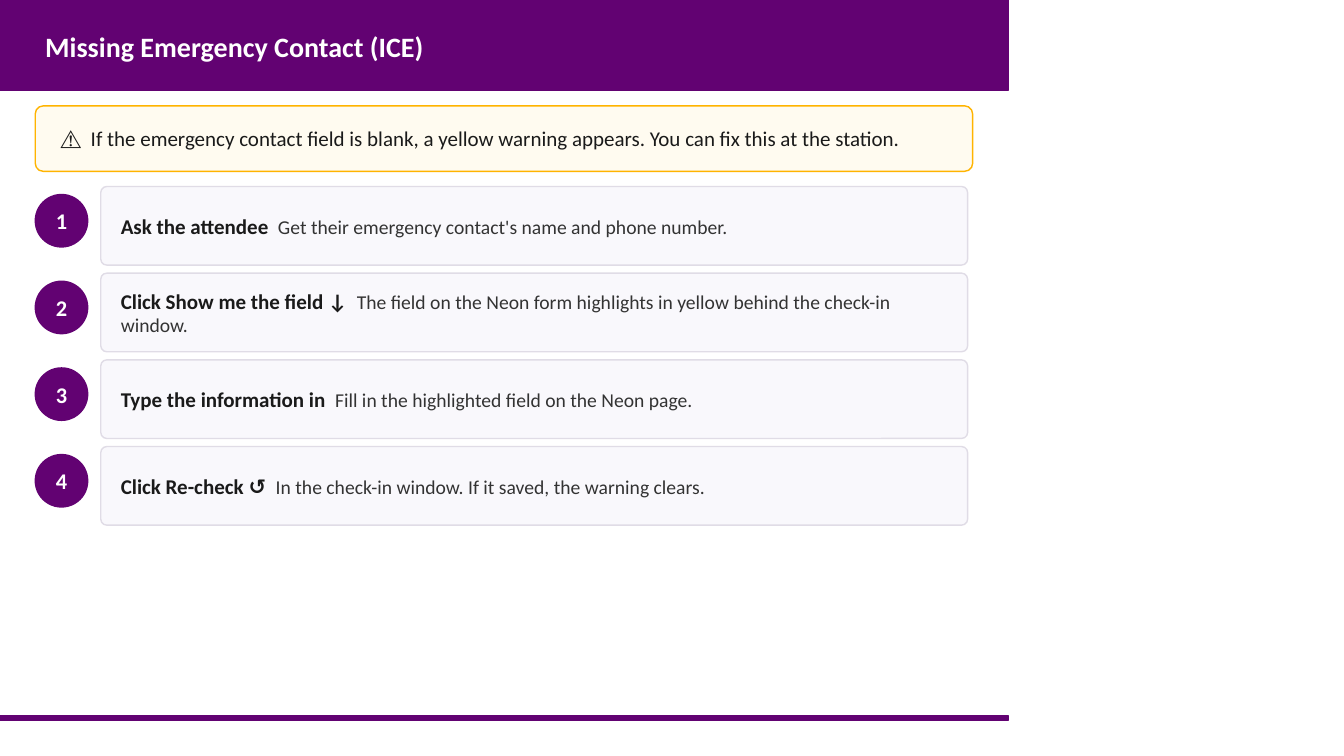
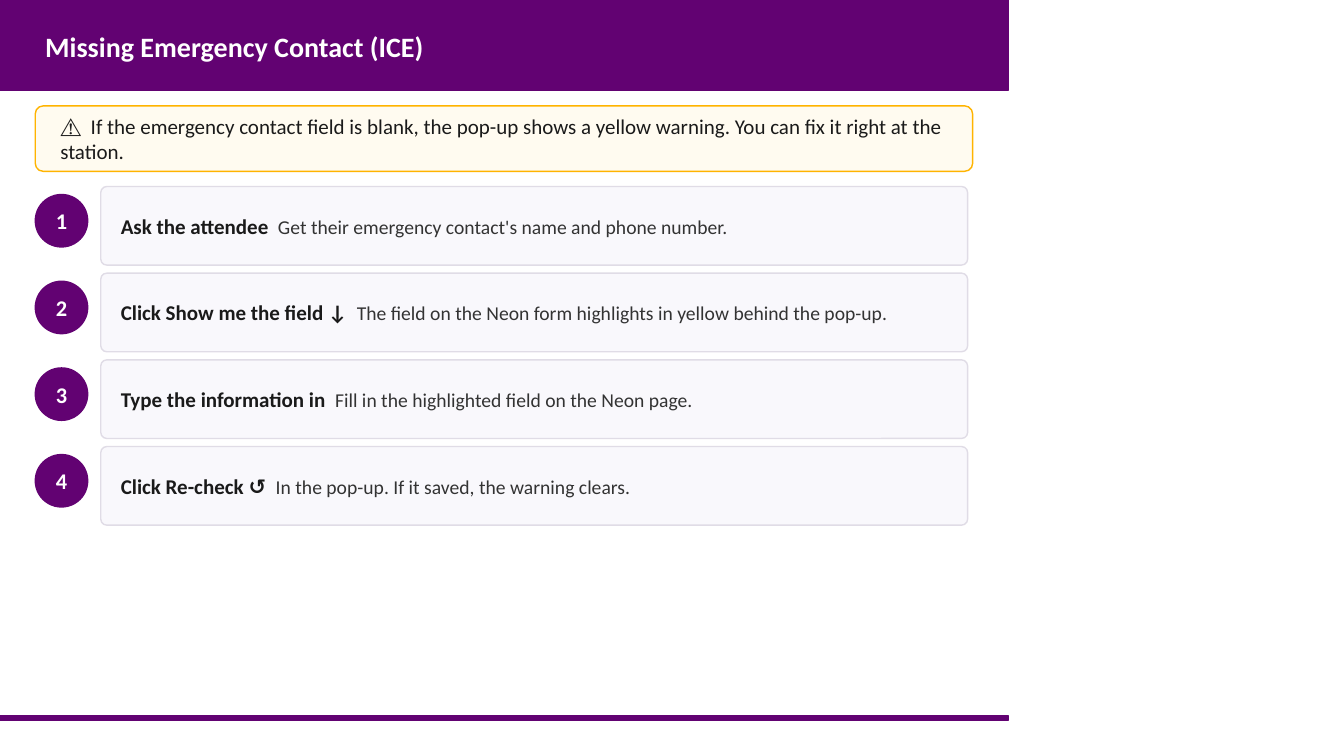
Before and after one commit to marks-lolcode/reg-plugin, a slide deck: slide 5 of TRAINING/reg-checkin.pptx (slide 11 before the commit). Drawn at 1344x756 pixels with LibreOffice and Linux fonts; fonts in the diff are those of the drawing. Boxes give left, top, right and bottom in pixels: in the first picture for what was removed or moved away, otherwise in the second. Text is boxed around its words. In the diff, an @@ line names an element or a change of style, - is before the commit and + after.

```diff
--- a/TRAINING/reg-checkin.pptx
+++ b/TRAINING/reg-checkin.pptx
@@ text at [60, 119, 941, 159]: text changed @@
-⚠ If the emergency contact field is blank, a yellow warning appears. You can fix this at the station.
+⚠ If the emergency contact field is blank, the pop-up shows a yellow warning. You can fix it right at the station.
@@ text at [121, 305, 886, 324]: text changed @@
-Click Show me the field ↓ The field on the Neon form highlights in yellow behind the check-in window.
+Click Show me the field ↓ The field on the Neon form highlights in yellow behind the pop-up.
@@ text at [121, 479, 630, 498]: text changed @@
-Click Re-check ↺ In the check-in window. If it saved, the warning clears.
+Click Re-check ↺ In the pop-up. If it saved, the warning clears.
```
Also in this commit, not shown: 1 other slide changed, 4 slides added, 10 slides removed, 7 other files.
